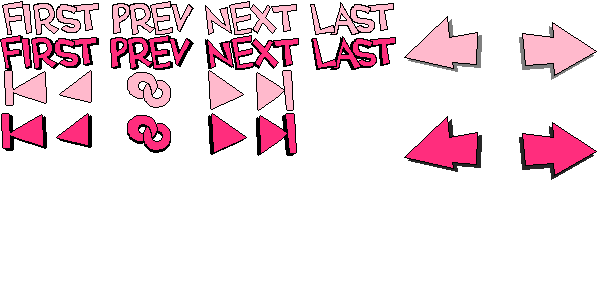
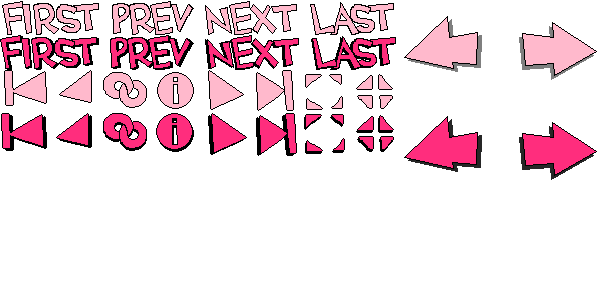
Revision of a layered 600 × 300 image; what changed, layer by layer:
painted on "Shape 1 copy 2" over [104, 114, 393, 151]
painted on "Shape 1 copy" over [104, 116, 392, 153]
painted on "Shape 1" over [104, 73, 392, 109]
